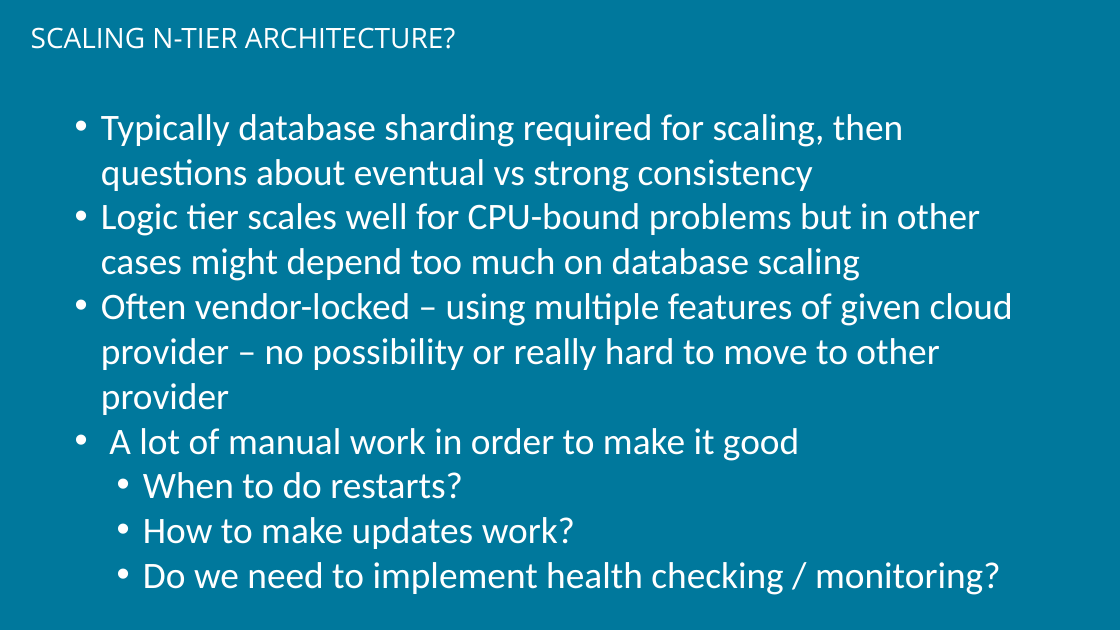
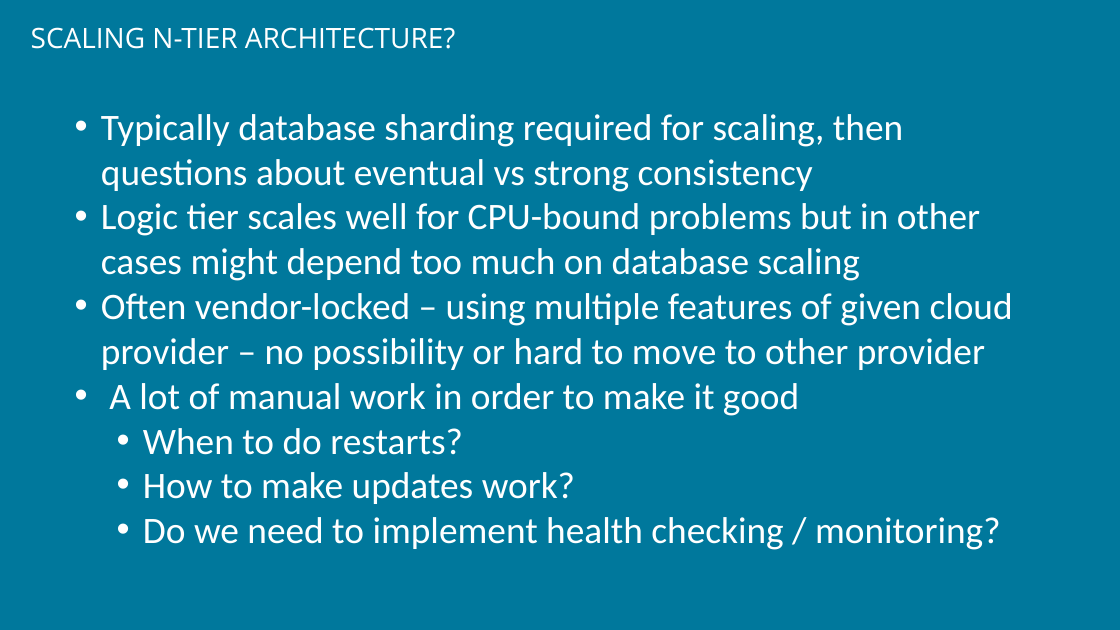
Before and after one commit to PawelTroka/Kubernetes-and-microservices-as-an-easy-way-to-build-scalable-solutions, a slide deck: slide 9 of Kubernetes & microservices as an easy way to build scalable solutions - short.pptx. Drawn at 1120x630 pixels with LibreOffice and Linux fonts; fonts in the diff are those of the drawing; background and template pictures are left out. Boxes give left, top, right and bottom in pixels: in the first picture for what was removed or moved away, otherwise in the second. Text is boxed around its words. In the diff, an @@ line names an element or a change of style, - is before the commit and + after.

```diff
--- a/Kubernetes & microservices as an easy way to build scalable solutions - short.pptx
+++ b/Kubernetes & microservices as an easy way to build scalable solutions - short.pptx
@@ text at bbox=[101, 293, 1013, 370]: text changed @@
-• Often vendor-locked – using multiple features of given cloud provider – no possibility or really hard to move to other provider
+• Often vendor-locked – using multiple features of given cloud provider – no possibility or hard to move to other provider
```
Also in this commit, not shown: 1 other slide changed, 3 slides removed.
